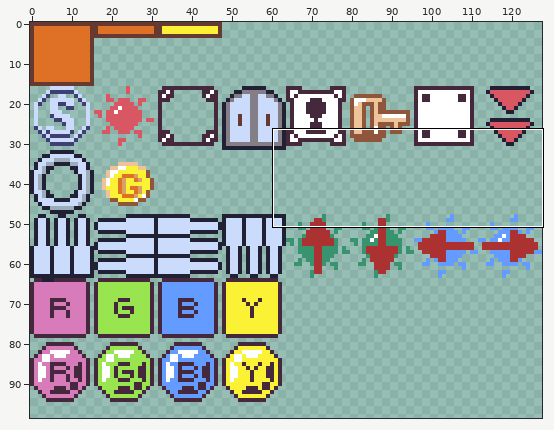
A sprite sheet gets an edit: Gravity/assets/data/tileset.png. Above, an overview of the earlier version with the close-up marked.
Close-up. Before the commit:
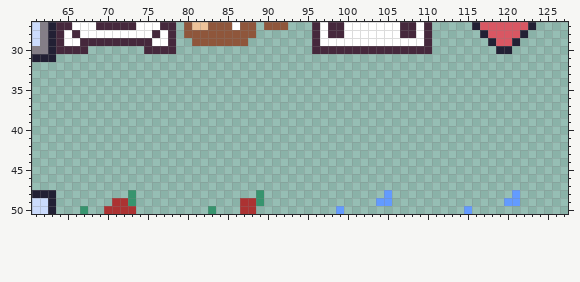
The file is 128x128 pixels. Shown: x 61..127, y 27..50. The wide view leaves out empty margins.
The same view after the edit:
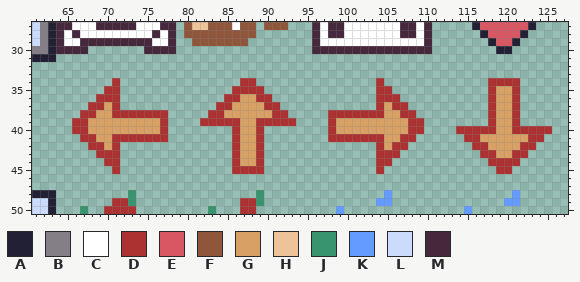
Palette (. is transparent): A #222034  B #847e87  C #ffffff  D #ac3232  E #d95763  F #8f563b  G #d9a066  H #eec39a  J #37946e  K #639bff  L #cbdbfc  M #45283c
Edits made:
The author put colour D in row 34 at x 71, 87 to 88, 104 and 118 to 121; in row 35 at x 70 to 71, 86 to 89, 104 to 105, 118 and 121; in row 36 at x 69 to 71, 85 to 86, 89 to 90, 104 to 106, 118 and 121; in row 37 at x 68 to 69, 71, 84 to 85, 90 to 91, 104, 106 to 107, 118 and 121; in row 38 at x 67 to 68, 71 to 77, 83 to 84, 91 to 92, 98 to 104, 107 to 108, 118 and 121; in row 39 at x 66 to 67, 77, 82 to 86, 89 to 93, 98, 108 to 109, 118 and 121.
The author put colour D in row 40 at x 66 to 67, 77, 86, 89, 98, 108 to 109, 114 to 118 and 121 to 125; in row 41 at x 67 to 68, 71 to 77, 86, 89, 98 to 104, 107 to 108, 115 to 116 and 123 to 124; in row 42 at x 68 to 69, 71, 86, 89, 104, 106 to 107, 116 to 117 and 122 to 123; in row 43 at x 69 to 71, 86, 89, 104 to 106, 117 to 118 and 121 to 122; in row 44 at x 70 to 71, 86, 89, 104 to 105 and 118 to 121; in row 45 at x 71, 86 to 89, 104 and 119 to 120.
The author put colour G in row 35 at x 119 to 120; in row 36 at x 87 to 88 and 119 to 120; in row 37 at x 70, 86 to 89, 105 and 119 to 120; in row 38 at x 69 to 70, 85 to 90, 105 to 106 and 119 to 120; in rows 39 to 40 at x 68 to 76, 87 to 88, 99 to 107 and 119 to 120; in row 41 at x 69 to 70, 87 to 88, 105 to 106 and 117 to 122.
The author put colour G in row 42 at x 70, 87 to 88, 105 and 118 to 121; in row 43 at x 87 to 88 and 119 to 120; in row 44 at x 87 to 88.
Pixel boxes of the changes (left, top, right, bottom) in both close-ups:
added: (72, 78, 168, 174)
added: (200, 78, 296, 174)
added: (328, 78, 552, 174)
